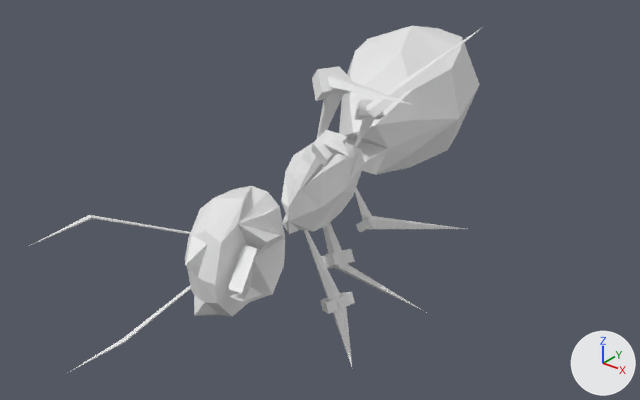
The OBJ model normalised_v2_dataset/Insect/m1.obj as it was, and as the next commit left it.
The view is the same before and after, from a 50 mm camera at (0.808, -0.984, 0.621) aimed at (-0.027, 0.06, -0.027). Every picture has the same lights, and +X, +Y and +Z are marked at lower right. Where no turn or scale is listed for an object, it has been applied to the vertices.

The older version as bpy lines, for what is in view:
```python
me_m1 = bpy.data.meshes.new('m1')
me_m1.from_pydata(...)  # 5115 vertices, 10154 faces; spans x -0.192..0.172, y -0.438..0.562, z -0.215..0.245
ob_m1 = bpy.data.objects.new('m1', me_m1)
ob_m1.location = (0.0, 0.0, 0.0)
```
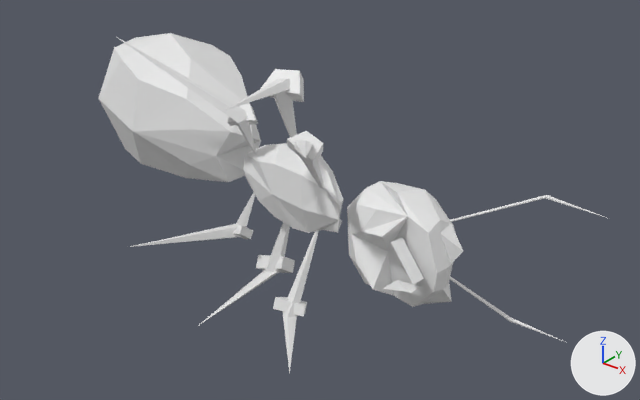
Where the change shows, as pixel boxes [x1, y1, x2, y2] in the pictures (640 x 400 px; the box of a moved part takes in the faces that stretch with it):
'm1', reshaped (12% wider)
    before: [31, 26, 484, 374]
    after: [98, 33, 607, 374]
part 1 of me_m1, moved or reshaped
    before: [185, 186, 285, 316]
    after: [347, 181, 463, 307]
part 2 of me_m1, moved or reshaped
    before: [339, 26, 480, 175]
    after: [98, 33, 261, 182]
part 3 of me_m1, moved or reshaped
    before: [66, 286, 191, 374]
    after: [450, 276, 567, 343]
part 4 of me_m1, moved or reshaped
    before: [31, 215, 191, 245]
    after: [450, 195, 607, 222]
part 5 of me_m1, moved or reshaped
    before: [317, 76, 412, 138]
    after: [224, 78, 297, 137]
part 6 of me_m1, moved or reshaped
    before: [354, 26, 484, 149]
    after: [117, 37, 256, 155]
part 7 of me_m1, moved or reshaped
    before: [304, 230, 352, 366]
    after: [282, 230, 319, 374]
part 8 of me_m1, moved or reshaped
    before: [355, 188, 465, 230]
    after: [130, 192, 255, 247]
part 9 of me_m1, moved or reshaped
    before: [229, 287, 263, 301]
    after: [383, 280, 422, 292]
part 10 of me_m1, moved or reshaped
    before: [228, 244, 258, 293]
    after: [390, 237, 424, 284]
part 11 of me_m1, rebuilt (38% narrower)
    before: [300, 138, 349, 189]
    after: [294, 140, 324, 189]
part 12 of me_m1, deleted
    before: [356, 218, 375, 232]
part 13 of me_m1, deleted
    before: [354, 100, 384, 120]
part 14 of me_m1, deleted
    before: [312, 66, 353, 101]
part 15 of me_m1, deleted
    before: [320, 292, 355, 314]
part 16 of me_m1, deleted
    before: [321, 249, 355, 269]
part 17 of me_m1, moved or reshaped
    before: [281, 130, 424, 311]
    after: [198, 69, 343, 326]

Patch to the scene script:
```diff
--- a/normalised_v2_dataset/Insect/m1.obj.py
+++ b/normalised_v2_dataset/Insect/m1.obj.py
@@ me_m1 @@
-me_m1.from_pydata(...)  # 5115 vertices, 10154 faces; spans x -0.192..0.172, y -0.438..0.562, z -0.215..0.245
+me_m1.from_pydata(...)  # 5394 vertices, 10130 faces; spans x -0.558..0.442, y -0.168..0.194, z -0.214..0.246
+# me_m1 part 1: the loose piece of 556 vertices spanning x -0.053..0.077, y -0.283..-0.062, z -0.099..0.08 is multiplied about its middle by the matrix ((0.001, -1.0, 0.003), (-1.0, -0.001, 0.013), (0.013, 0.003, 1.0)), then moved by (0.164, 0.162, -0.001)
+# me_m1 part 2: the loose piece of 429 vertices spanning x -0.192..0.058, y 0.156..0.562, z -0.067..0.192 is multiplied about its middle by the matrix ((0.001, -1.0, 0.003), (-1.0, -0.001, 0.013), (0.013, 0.003, 1.0)), then moved by (-0.288, -0.29, -0.001)
+# me_m1 part 3: the loose piece of 181 vertices spanning x -0.123..-0.034, y -0.401..-0.21, z -0.157..-0.055 is multiplied about its middle by the matrix ((0.001, -1.0, 0.003), (-1.0, -0.001, 0.013), (0.013, 0.003, 1.0)), then moved by (0.387, 0.384, -0.003)
+# me_m1 part 4: the loose piece of 429 vertices spanning x -0.111..-0.03, y -0.438..-0.223, z 0.025..0.084 is multiplied about its middle by the matrix ((0.001, -1.0, 0.003), (-1.0, -0.001, 0.013), (0.013, 0.003, 1.0)), then moved by (0.405, 0.404, -0.003)
+# me_m1 part 5: the loose piece of 100 vertices spanning x -0.042..0.172, y 0.023..0.067, z 0.04..0.197 is multiplied about its middle by the matrix ((0.001, -1.0, 0.003), (-1.0, -0.001, 0.013), (0.013, 0.003, 1.0)), then moved by (-0.106, -0.107, 0.0)
+# me_m1 part 6: the loose piece of 80 vertices spanning x -0.007..0.126, y 0.114..0.297, z 0.043..0.245 is multiplied about its middle by the matrix ((0.001, -1.0, 0.003), (-1.0, -0.001, 0.013), (0.013, 0.003, 1.0)), then moved by (-0.26, -0.261, 0.0)
+# me_m1 part 7: the loose piece of 51 vertices spanning x -0.023..0.145, y -0.074..-0.002, z -0.215..-0.011 is multiplied about its middle by the matrix ((0.001, -1.0, 0.003), (-1.0, -0.001, 0.013), (0.013, 0.003, 1.0)), then moved by (-0.019, -0.022, 0.0)
+# me_m1 part 8: the loose piece of 321 vertices spanning x -0.012..0.1, y 0.127..0.351, z -0.159..-0.006 is multiplied about its middle by the matrix ((0.001, -1.0, 0.003), (-1.0, -0.001, 0.013), (0.013, 0.003, 1.0)), then moved by (-0.279, -0.282, 0.0)
+# me_m1 part 9: the loose piece of 250 vertices spanning x 0.04..0.08, y -0.247..-0.183, z -0.059..-0.033 is multiplied about its middle by the matrix ((0.001, -1.0, 0.003), (-1.0, -0.001, 0.013), (0.013, 0.003, 1.0)), then moved by (0.159, 0.156, -0.001)
+# me_m1 part 10: the loose piece of 258 vertices spanning x 0.045..0.081, y -0.249..-0.195, z -0.02..0.024 is multiplied about its middle by the matrix ((0.001, -1.0, 0.003), (-1.0, -0.001, 0.013), (0.013, 0.003, 1.0)), then moved by (0.163, 0.161, -0.001)
+# me_m1 part 11: the loose piece of 28 vertices spanning x -0.026..0.171, y -0.126..-0.011, z 0.001..0.166 is rebuilt with 28 vertices and now spans x 0.015..0.13, y -0.167..0.027, z 0.0..0.167
+# me_m1 part 12: the loose piece of 290 vertices spanning x -0.019..0.022, y 0.135..0.183, z -0.122..-0.082 is deleted
+# me_m1 part 13: the loose piece of 270 vertices spanning x -0.003..0.041, y 0.101..0.15, z 0.105..0.141 is deleted
+# me_m1 part 14: the loose piece of 160 vertices spanning x -0.029..0.027, y 0.016..0.085, z 0.164..0.207 is deleted
+# me_m1 part 15: the loose piece of 159 vertices spanning x 0.04..0.085, y -0.041..0.012, z -0.173..-0.143 is deleted
+# me_m1 part 16: the loose piece of 137 vertices spanning x -0.046..0.004, y 0.063..0.132, z -0.18..-0.124 is deleted
+# me_m1 part 17: 1 vertex moved within x -0.023, y 0.046, z -0.054; 1414 vertices removed from x -0.076..0.162, y -0.078..0.16, z -0.199..0.153; 2709 vertices added at x -0.18..0.082, y -0.163..0.078, z -0.198..0.206
```
